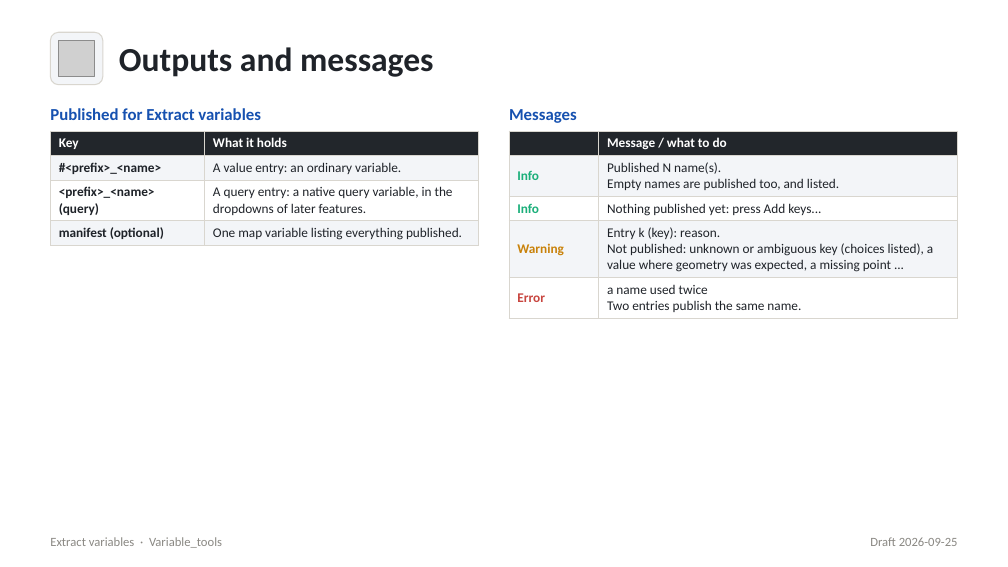
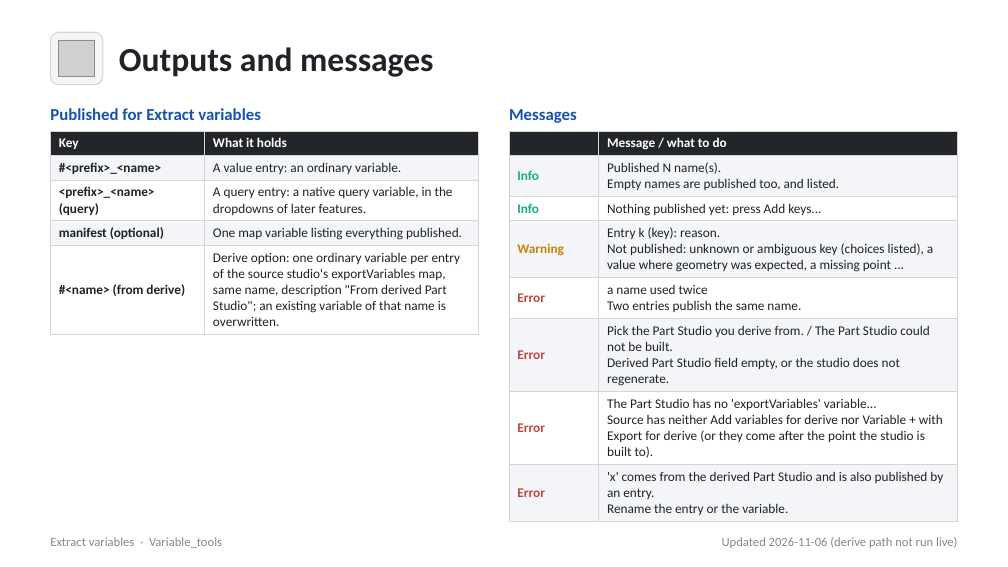
Before and after one commit to jedyeiser/featurescripts, a slide deck: slide 11 of docs/decks/extract_variables/.baseline/extract_variables.generated.pptx (slide 7 before the commit). Drawn at 1008x567 pixels with LibreOffice and Linux fonts; fonts in the diff are those of the drawing; grey boxes stand for pictures. Boxes give left, top, right and bottom in pixels: in the first picture for what was removed or moved away, otherwise in the second. Text is boxed around its words. In the diff, an @@ line names an element or a change of style, - is before the commit and + after.

```diff
--- a/docs/decks/extract_variables/.baseline/extract_variables.generated.pptx
+++ b/docs/decks/extract_variables/.baseline/extract_variables.generated.pptx
@@ table at <box>50,131,479,330</box> @@
+row 5: #<name> (from derive) | Derive option: one ordinary variable per entry of the source studio's exportVariables map, same name, description "From derived Part Studio"; an existing variable of that name is overwritten.
@@ table at <box>509,131,958,519</box> @@
+row 6: Error | Pick the Part Studio you derive from. / The Part Studio could not be built. / Derived Part Studio field empty, or the studio does not regenerate.
+row 7: Error | The Part Studio has no 'exportVariables' variable... / Source has neither Add variables for derive nor Variable + with Export for derive (or they come after the point the studio is built to).
+row 8: Error | 'x' comes from the derived Part Studio and is also published by an entry. / Rename the entry or the variable.
@@ text at <box>722,537,957,548</box>: text changed @@
-Draft 2026-09-25
+Updated 2026-11-06 (derive path not run live)
```
Also in this commit, not shown: 8 other slides changed, 4 slides added, 27 other files.
